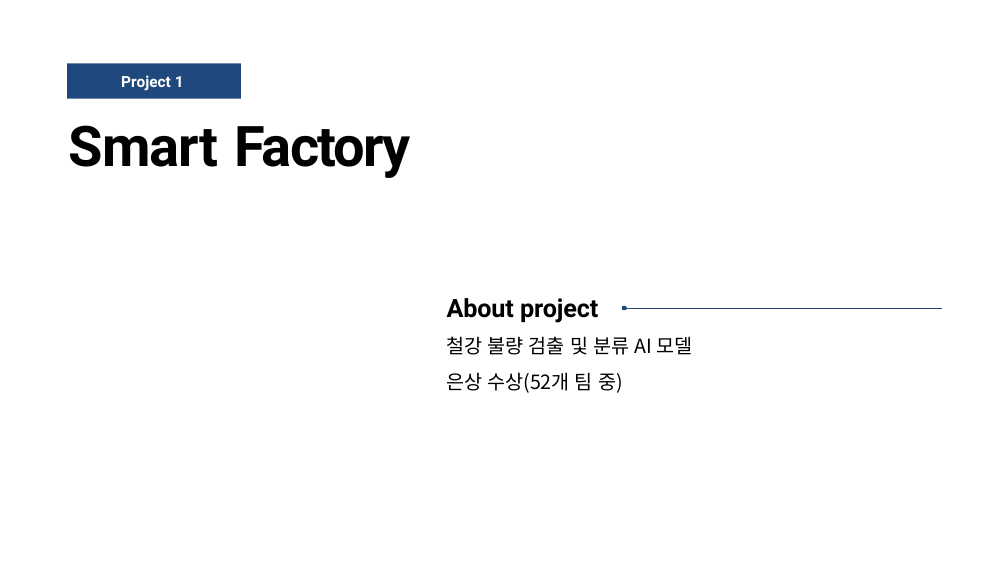
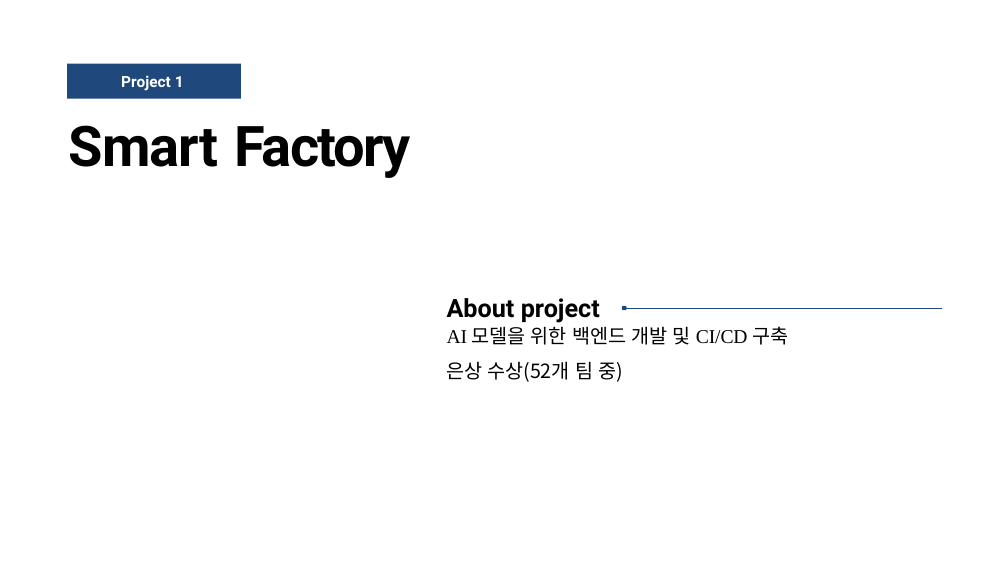
Before and after one commit to June222/June222.github.io, a slide deck: slide 4 of .resume_portfolio/porfolio_kangjunwoo-010-5495-4551-클라우드용.pptx. Drawn at 1008x568 pixels with LibreOffice and Linux fonts; fonts in the diff are those of the drawing. Boxes give left, top, right and bottom in pixels: in the first picture for what was removed or moved away, otherwise in the second. Text is boxed around its words. In the diff, an @@ line names an element or a change of style, - is before the commit and + after.

Commit message:
목차 변경
CI/CD 및 백엔드에 초점

```diff
--- a/.resume_portfolio/porfolio_kangjunwoo-010-5495-4551-클라우드용.pptx
+++ b/.resume_portfolio/porfolio_kangjunwoo-010-5495-4551-클라우드용.pptx
@@ text at (x1=447, y1=298, x2=600, y2=323): letter spacing -0.1 to 0 pt in "About project" @@
@@ text at (x1=447, y1=326, x2=788, y2=345): text changed; font Noto Sans CJK KR to Times New Roman @@
-철강 불량 검출 및 분류 AI 모델
+AI 모델을 위한 백엔드 개발 및 CI/CD 구축
```
Also in this commit, not shown: 1 other slide changed.
